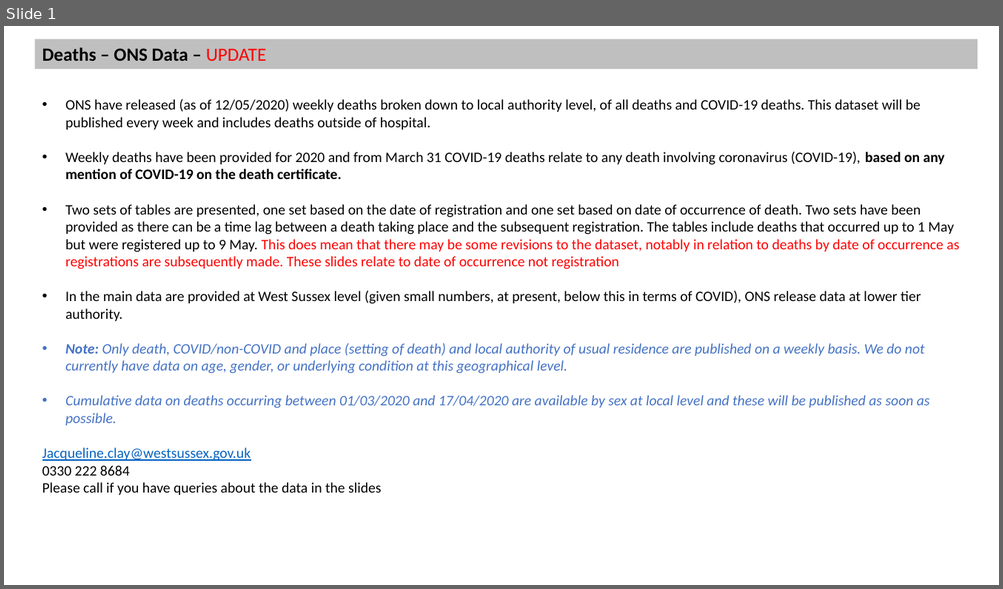
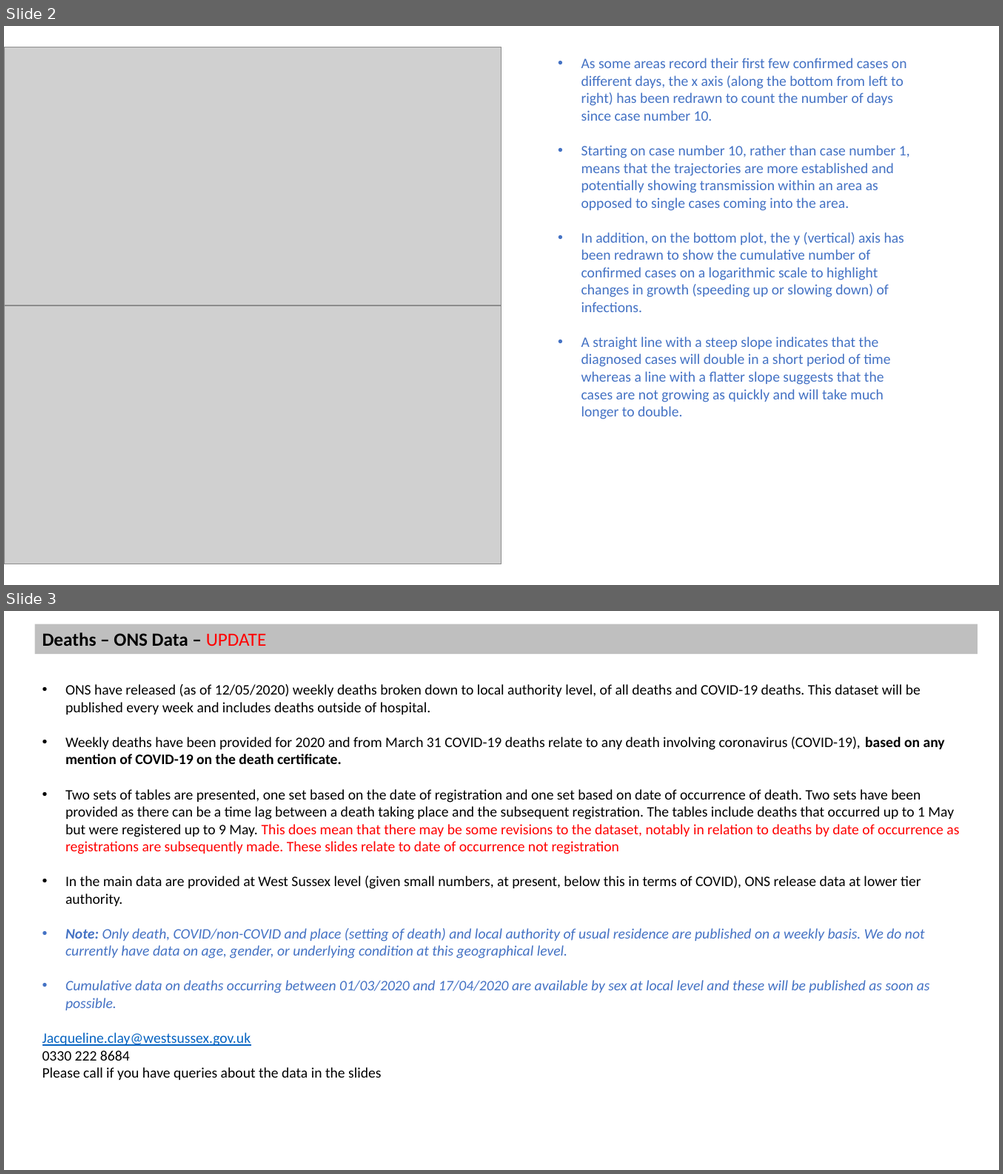
Before and after one commit to psychty/another_covid_repo, a slide deck: Death Slides - West Sussex V1 12 May.pptx. Shown one above the other, each under a label of ours: slide 1 before the commit, slides 2 and 3 after it. The pictures are 1003x589 and 1003x1174 pixels, drawn with LibreOffice and Linux fonts; fonts in the diff are those of the drawing; grey boxes stand for pictures. Boxes give left, top, right and bottom in pixels: in the first picture for what was removed or moved away, otherwise in the second. Text is boxed around its words. In the diff, an @@ line names an element or a change of style, - is before the commit and + after.

Commit message:
Update daily cases plus powerpoint

```diff
--- a/Death Slides - West Sussex V1 12 May.pptx
+++ b/Death Slides - West Sussex V1 12 May.pptx
@@ slide 2 added at <box>4,26,999,585</box>, background #FFFFFF @@
@@ picture added at <box>4,47,502,306</box> @@
@@ text added at <box>581,58,910,420</box>, 14 pt, text #4472C4 @@
+• As some areas record their first few confirmed cases on different days, the x axis (along the bottom from left to right) has been redrawn to count the number of days since case number 10.
+• Starting on case number 10, rather than case number 1, means that the trajectories are more established and potentially showing transmission within an area as opposed to single cases coming into the area.
+• In addition, on the bottom plot, the y (vertical) axis has been redrawn to show the cumulative number of confirmed cases on a logarithmic scale to highlight changes in growth (speeding up or slowing down) of infections.
+• A straight line with a steep slope indicates that the diagnosed cases will double in a short period of time whereas a line with a flatter slope suggests that the cases are not growing as quickly and will take much longer to double.
@@ picture added at <box>4,306,502,565</box> @@
@@ what was slide 1 is now slide 3 @@
```
Also in this commit, not shown: 1 other slide added, 18 other files.
